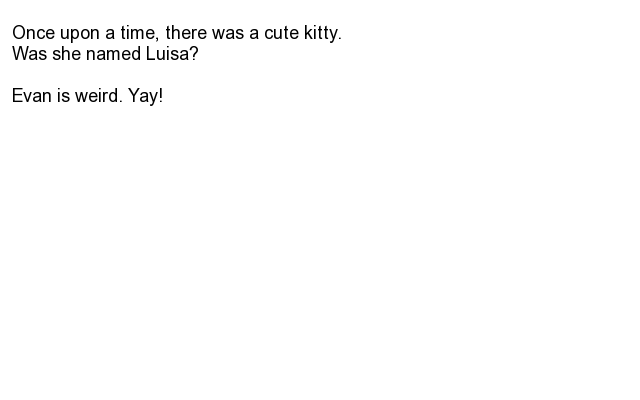
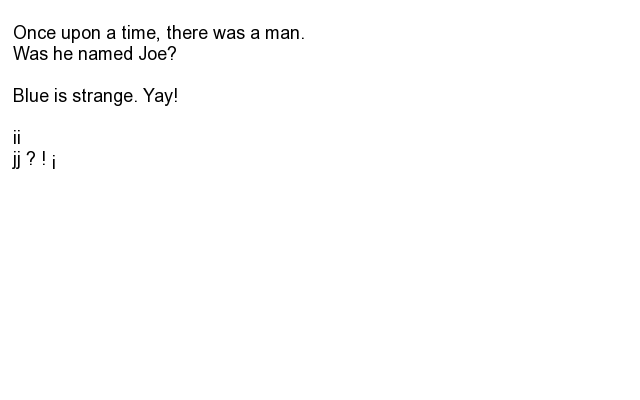
Before/after of a 640px x 400px layered artwork. What changed in the layer stack:
painted on "Once upon a time, there was a ..." over bbox(12, 25, 341, 169)
